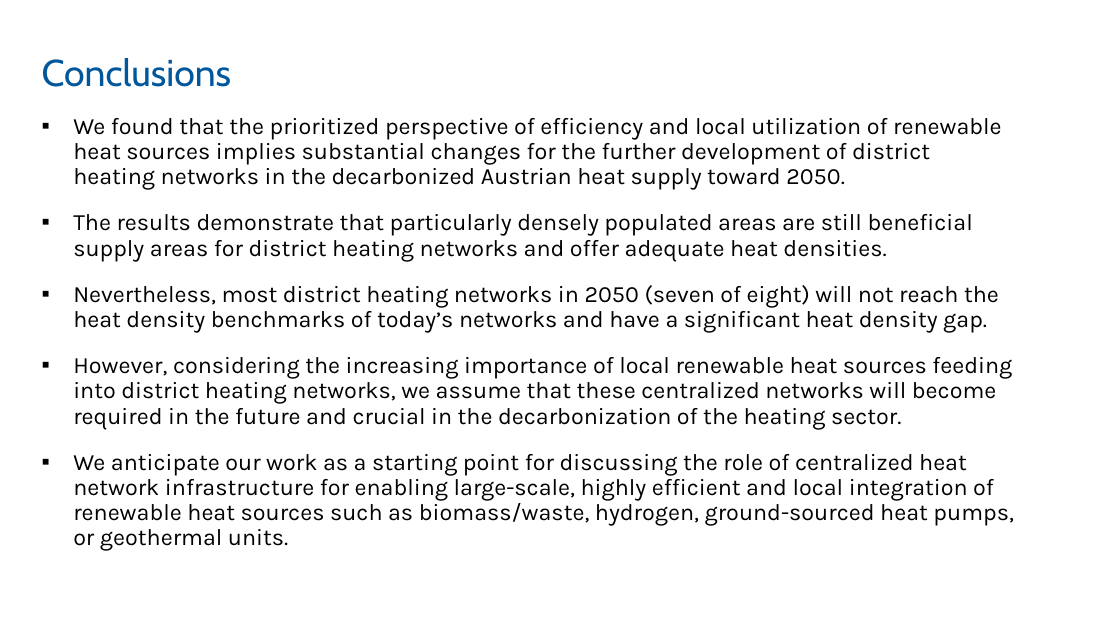
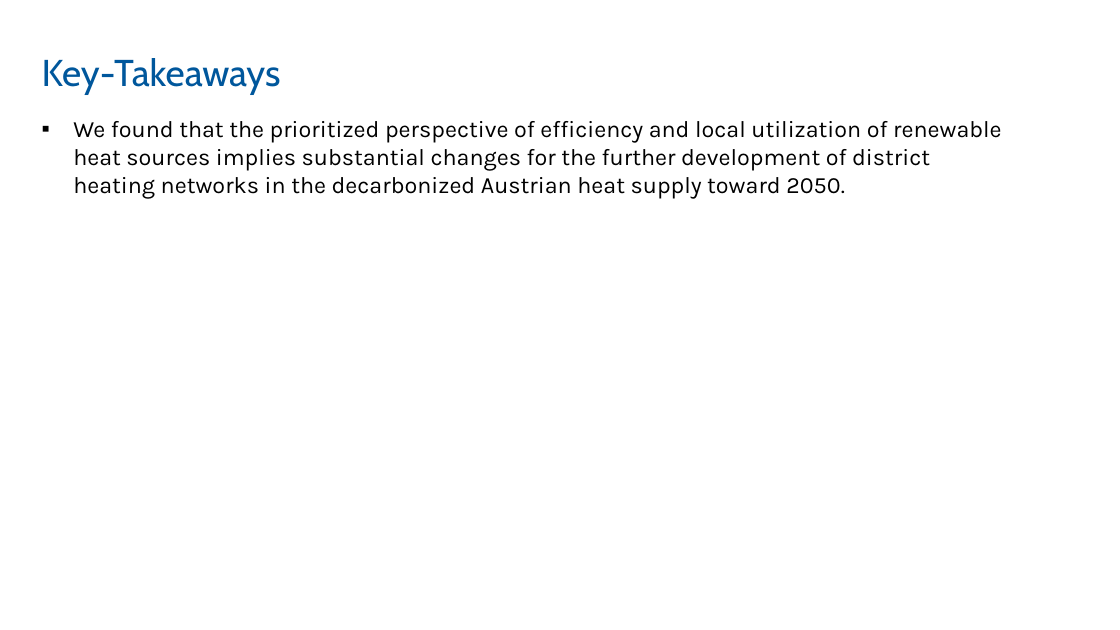
Before and after one commit to sebastianzwickl/lng-trade-europe, a slide deck: slide 15 of presentation/230214_IEWT.pptx (slide 14 before the commit). Drawn at 1120x630 pixels with LibreOffice and Linux fonts; fonts in the diff are those of the drawing; background and template pictures are left out. Boxes give left, top, right and bottom in pixels: in the first picture for what was removed or moved away, otherwise in the second. Text is boxed around its words. In the diff, an @@ line names an element or a change of style, - is before the commit and + after.

```diff
--- a/presentation/230214_IEWT.pptx
+++ b/presentation/230214_IEWT.pptx
@@ title at <box>42,58,281,95</box>: text changed @@
-Conclusions
+Key-Takeaways
@@ text "We found that the prioritized ..." at <box>73,121,1002,198</box>: line spacing 0.9 to 1 @@
@@ text at <box>73,214,1013,551</box>: paragraphs removed @@
-▪ The results demonstrate that particularly densely populated areas are still beneficial supply areas for district heating networks and offer adequate heat densities.
-▪ Nevertheless, most district heating networks in 2050 (seven of eight) will not reach the heat density benchmarks of today’s networks and have a significant heat density gap.
-▪ However, considering the increasing importance of local renewable heat sources feeding into district heating networks, we assume that these centralized networks will become required in the future and crucial in the decarbonization of the heating sector.
-▪ We anticipate our work as a starting point for discussing the role of centralized heat network infrastructure for enabling large-scale, highly efficient and local integration of renewable heat sources such as biomass/waste, hydrogen, ground-sourced heat pumps, or geothermal units.
```
Also in this commit, not shown: 1 other slide changed, 3 slides added, 2 slides removed, 1 other file.
